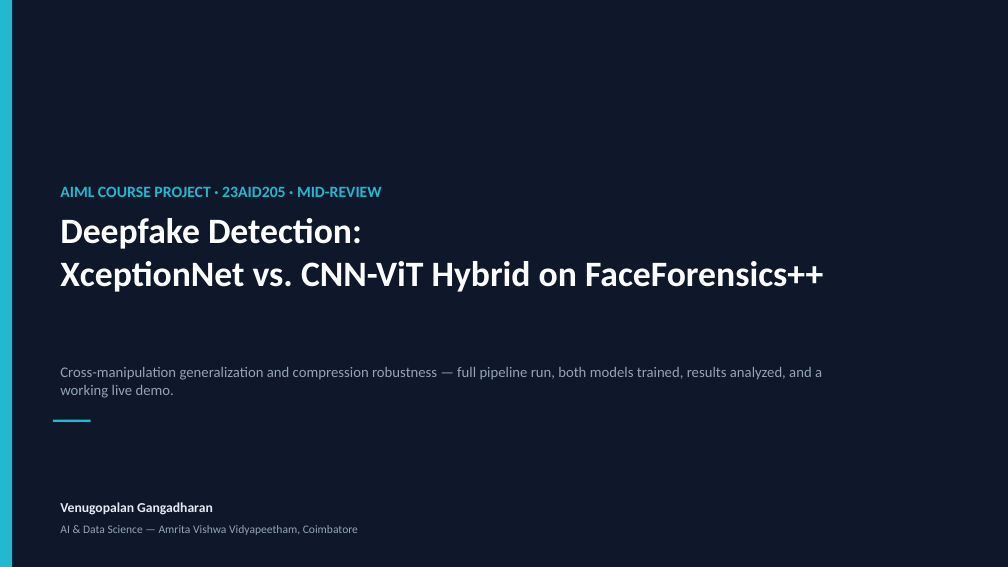
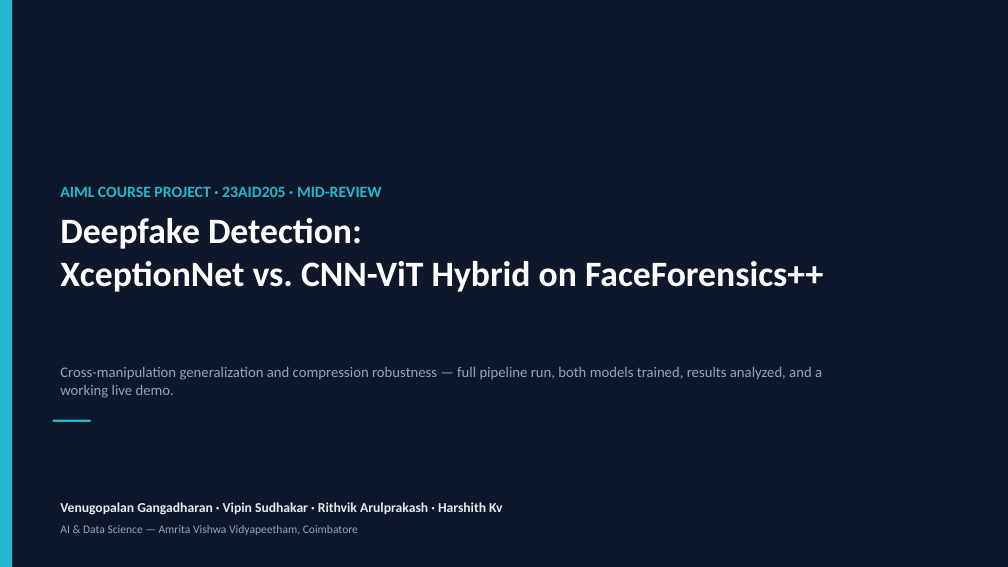
Before and after one commit to DUNE-ODYSSEY/deepfake-detection, a slide deck: slide 1 of docs/mid_review_update.pptx. Drawn at 1008x567 pixels with LibreOffice and Linux fonts; fonts in the diff are those of the drawing. Boxes give left, top, right and bottom in pixels: in the first picture for what was removed or moved away, otherwise in the second. Text is boxed around its words. In the diff, an @@ line names an element or a change of style, - is before the commit and + after.

```diff
--- a/docs/mid_review_update.pptx
+++ b/docs/mid_review_update.pptx
@@ text at [60,502,502,515]: text changed @@
-Venugopalan Gangadharan
+Venugopalan Gangadharan · Vipin Sudhakar · Rithvik Arulprakash · Harshith Kv
```
Also in this commit, not shown: 1 other slide changed, 1 other file.
